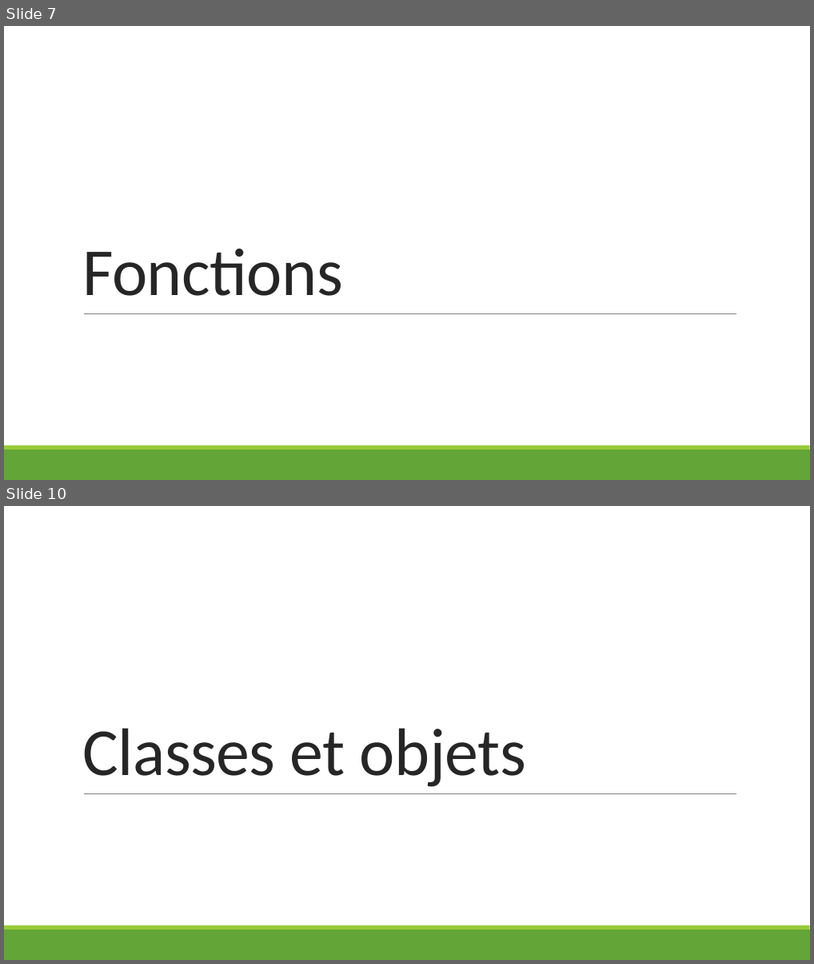
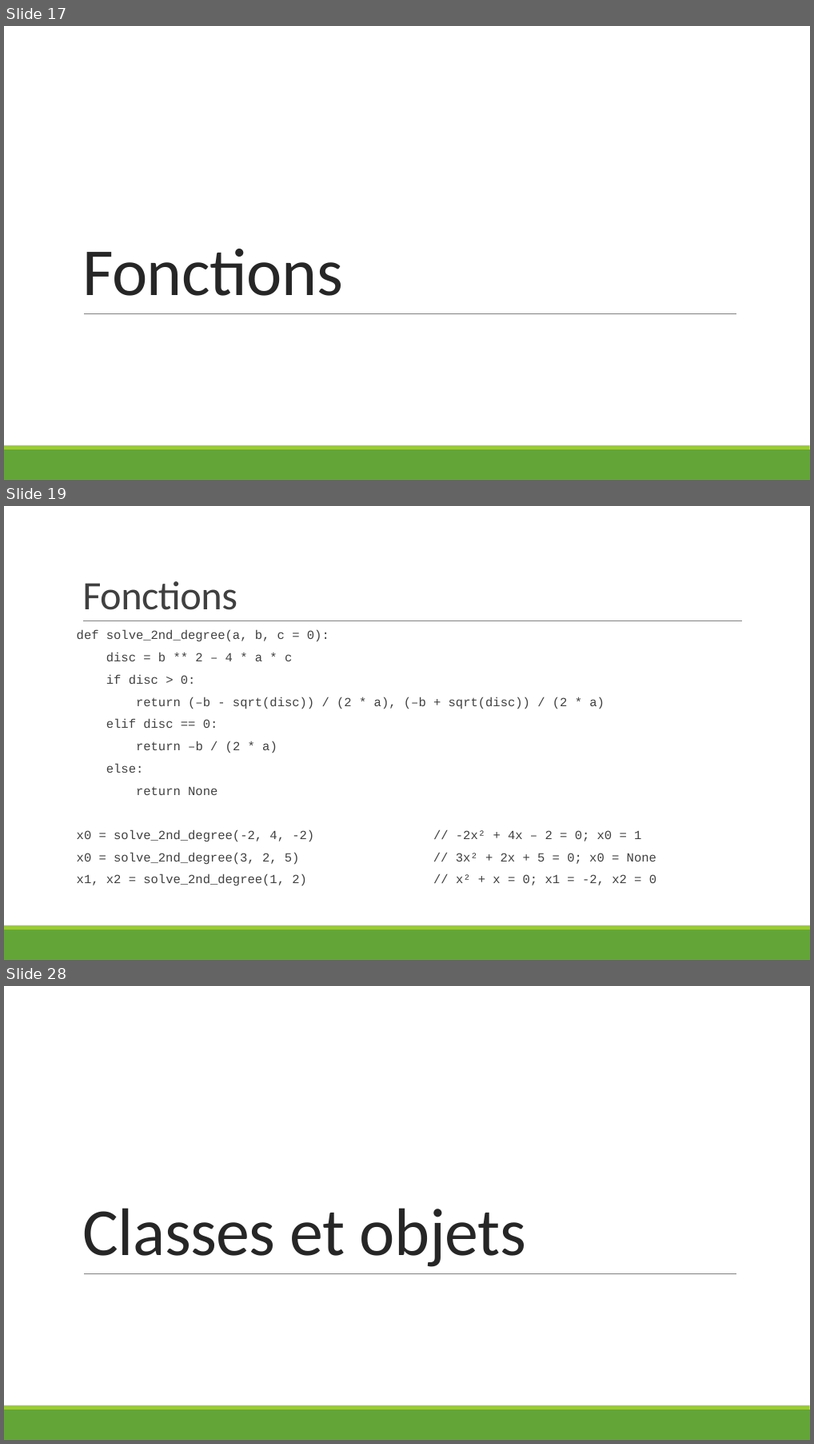
Before and after one commit to hermes-python-201910/courseware, a slide deck: slides.pptx. Shown one above the other, each under a label of ours: slides 7 and 10 before the commit, slides 17, 19 and 28 after it; the slides between them are not shown. The pictures are 814x964 and 814x1444 pixels, drawn with LibreOffice and Linux fonts; fonts in the diff are those of the drawing. Boxes give left, top, right and bottom in pixels: in the first picture for what was removed or moved away, otherwise in the second. Text is boxed around its words. In the diff, an @@ line names an element or a change of style, - is before the commit and + after.

```diff
--- a/slides.pptx
+++ b/slides.pptx
@@ slide 19 added at box(4, 506, 810, 960), background #FFFFFF; not listed: 2 template elements that a slide beside it also shows @@
@@ title added at box(82, 581, 238, 610), 48 pt, text #404040 @@
+Fonctions
@@ line added from (83, 621) to (742, 621), #808080 0.5 pt @@
@@ text added at box(77, 630, 657, 885), 14.8 pt, text #404040 @@
+def solve_2nd_degree(a, b, c = 0):
+disc = b ** 2 – 4 * a * c
+if disc > 0:
+return (–b - sqrt(disc)) / (2 * a), (–b + sqrt(disc)) / (2 * a)
+elif disc == 0:
+return –b / (2 * a)
+else:
+return None
+x0 = solve_2nd_degree(-2, 4, -2) // -2x² + 4x – 2 = 0; x0 = 1
+x0 = solve_2nd_degree(3, 2, 5) // 3x² + 2x + 5 = 0; x0 = None
+x1, x2 = solve_2nd_degree(1, 2) // x² + x = 0; x1 = -2, x2 = 0
@@ what was slide 7 is now slide 17 @@
@@ what was slide 10 is now slide 28 @@
```
Also in this commit, not shown: 21 other slides added, 4 slides removed.
